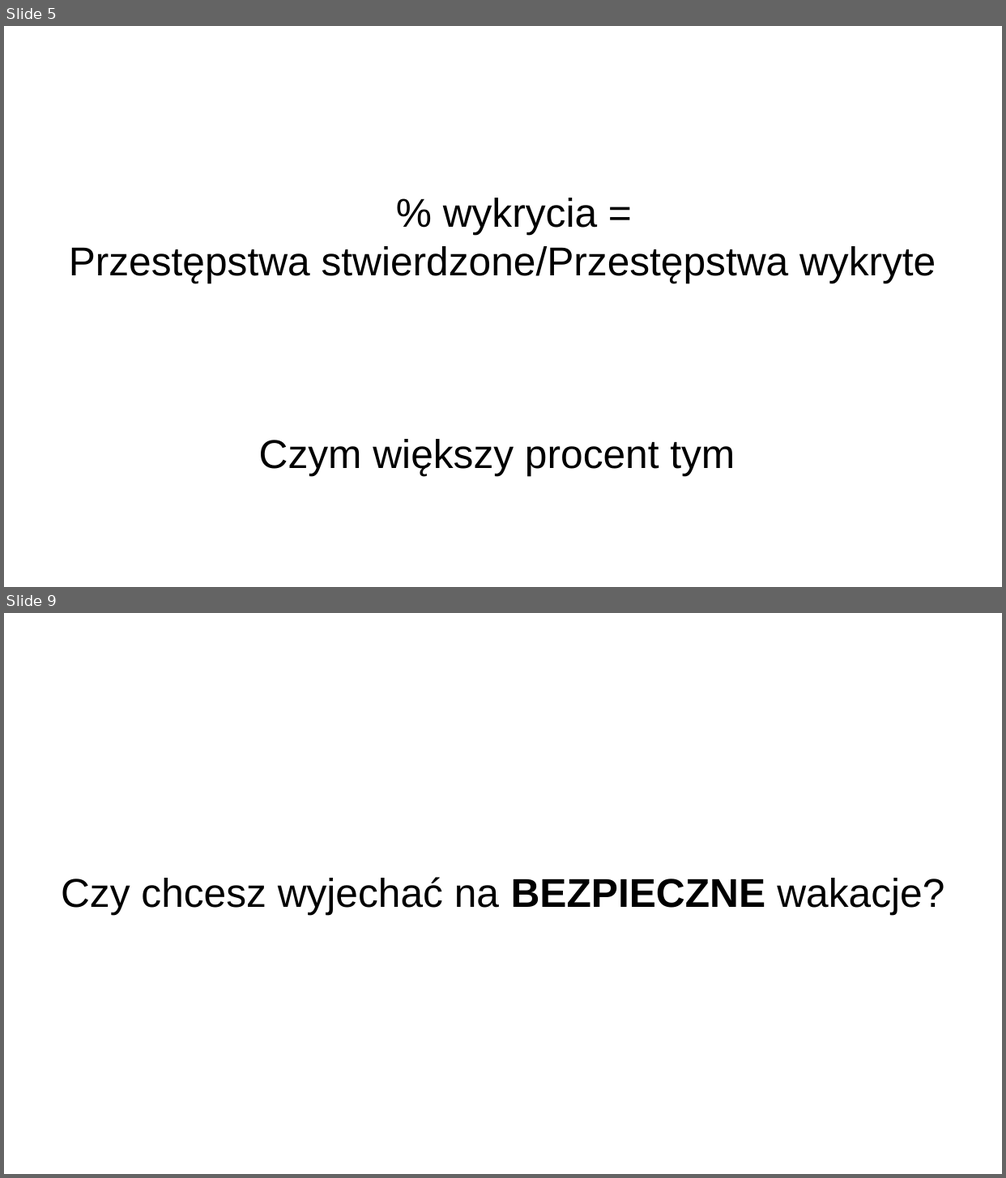
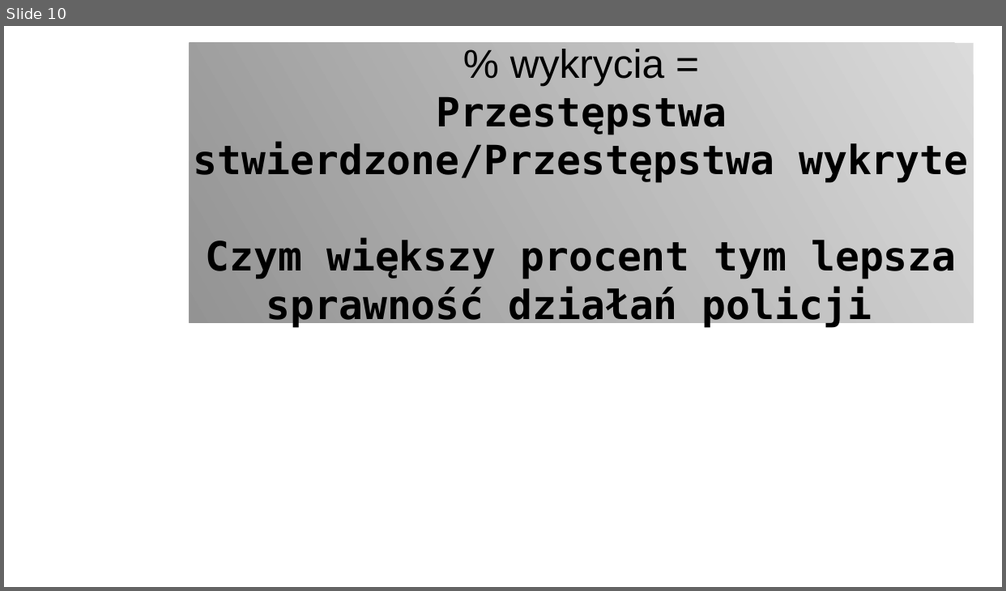
Before and after one commit to WoroON/SpisPowszechny, a slide deck: Prezentacja.odp. Shown one above the other, each under a label of ours: slides 5 and 9 before the commit, slide 10 after it; the slides between them are not shown. The pictures are 1006x1178 and 1006x591 pixels, drawn with LibreOffice and Linux fonts; fonts in the diff are those of the drawing; background and template pictures are left out. Boxes give left, top, right and bottom in pixels: in the first picture for what was removed or moved away, otherwise in the second. Text is boxed around its words. In the diff, an @@ line names an element or a change of style, - is before the commit and + after.

```diff
--- a/Prezentacja.odp
+++ b/Prezentacja.odp
@@ slide 9 removed at box(4, 613, 1002, 1174), background #FFFFFF @@
@@ subtitle removed at box(61, 877, 944, 915) @@
-Czy chcesz wyjechać na BEZPIECZNE wakacje?
@@ what was slide 5 is now slide 10 @@
@@ slide 10 changed as well @@
@@ subtitle "% wykrycia =": place and size @@
-subtitle "% wykrycia =" at box(69, 198, 936, 476)
+subtitle "% wykrycia =" at box(189, 43, 974, 323)
@@ subtitle "% wykrycia =" at box(189, 43, 974, 323): fill none to gradient #CCCCCC to #666666 @@
@@ subtitle at box(194, 96, 968, 183): font Arial to DejaVu Sans Mono, bold on in "Przestępstwa stwierdzone/Przestępstwa wykryte" @@
@@ subtitle at box(206, 238, 956, 328): text changed; font Arial to DejaVu Sans Mono; bold on @@
-Czym większy procent tym
+Czym większy procent tym lepsza sprawność działań policji
```
Also in this commit, not shown: 6 other slides changed, 6 slides added, 3 other slides removed.
